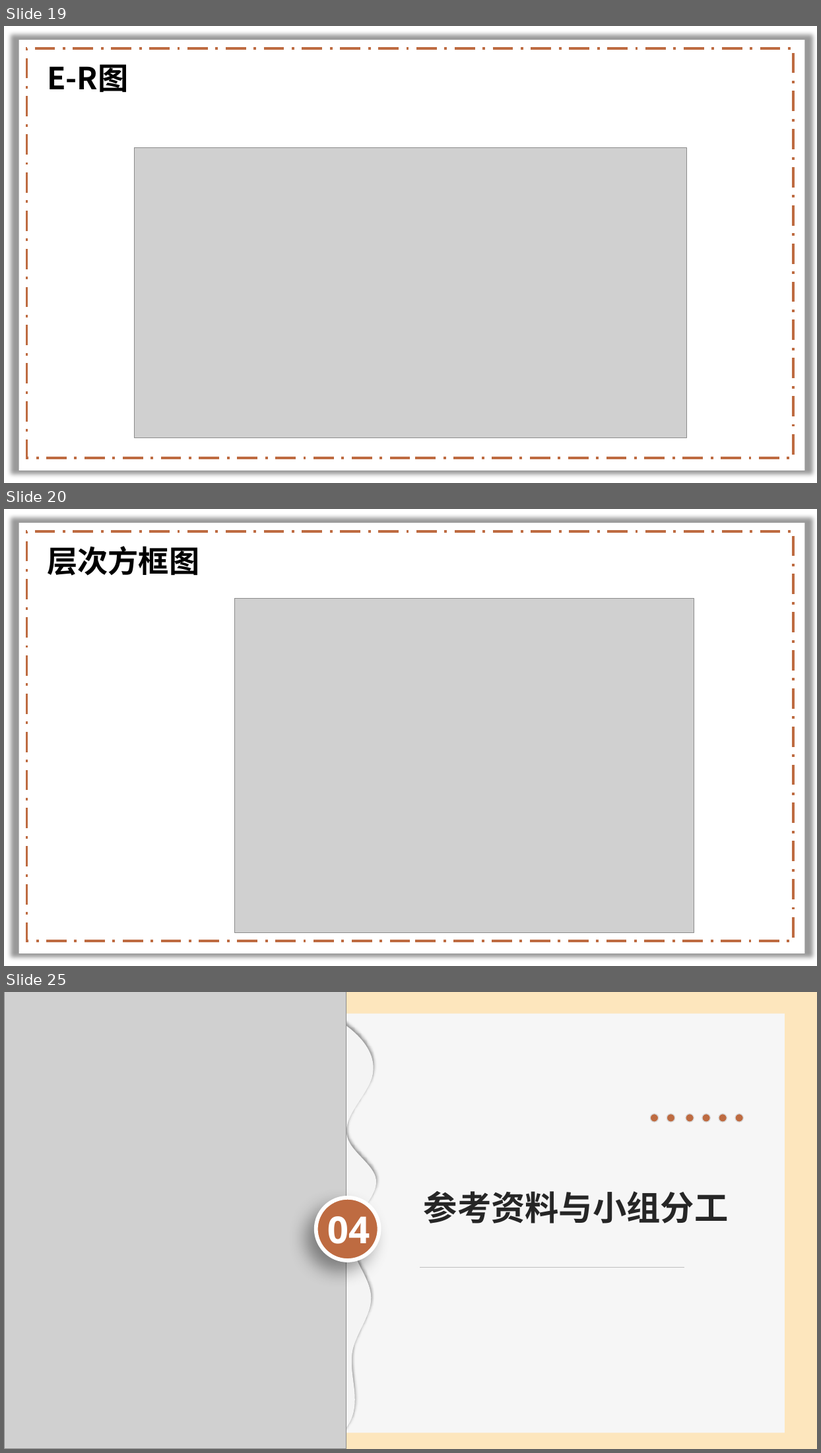
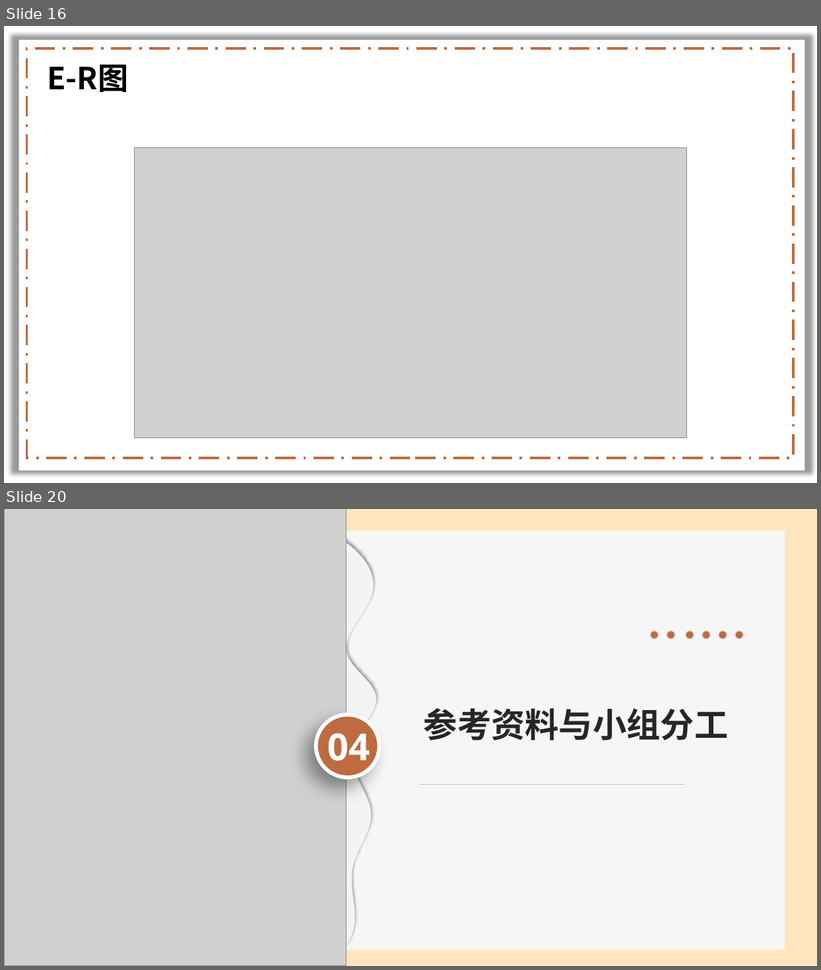
Before and after one commit to lenovo-wu/G11ZUCC, a slide deck: 需求规格说明.pptx. Shown one above the other, each under a label of ours: slides 19, 20 and 25 before the commit, slides 16 and 20 after it; the slides between them are not shown. The pictures are 821x1453 and 821x970 pixels, drawn with LibreOffice and Linux fonts; fonts in the diff are those of the drawing; grey boxes stand for pictures; background and template pictures are left out. Boxes give left, top, right and bottom in pixels: in the first picture for what was removed or moved away, otherwise in the second. Text is boxed around its words. In the diff, an @@ line names an element or a change of style, - is before the commit and + after.

```diff
--- a/需求规格说明.pptx
+++ b/需求规格说明.pptx
@@ slide 20 removed at box(4, 509, 817, 966), background picture (left out); not listed: 2 template elements that a slide beside it also shows @@
@@ text removed at box(47, 546, 199, 576) @@
-层次方框图
@@ picture removed at box(234, 599, 694, 933) @@
@@ what was slide 19 is now slide 16 @@
@@ what was slide 25 is now slide 20 @@
```
Also in this commit, not shown: 8 slides changed, 1 slide added, 5 other slides removed.
